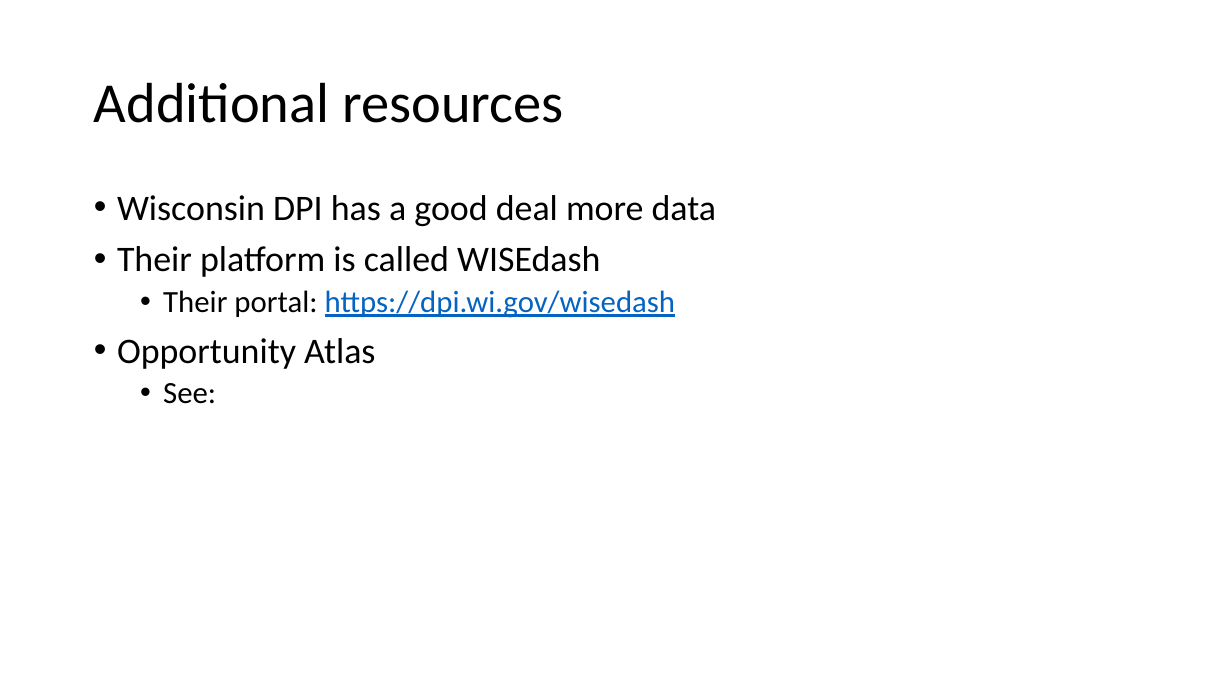
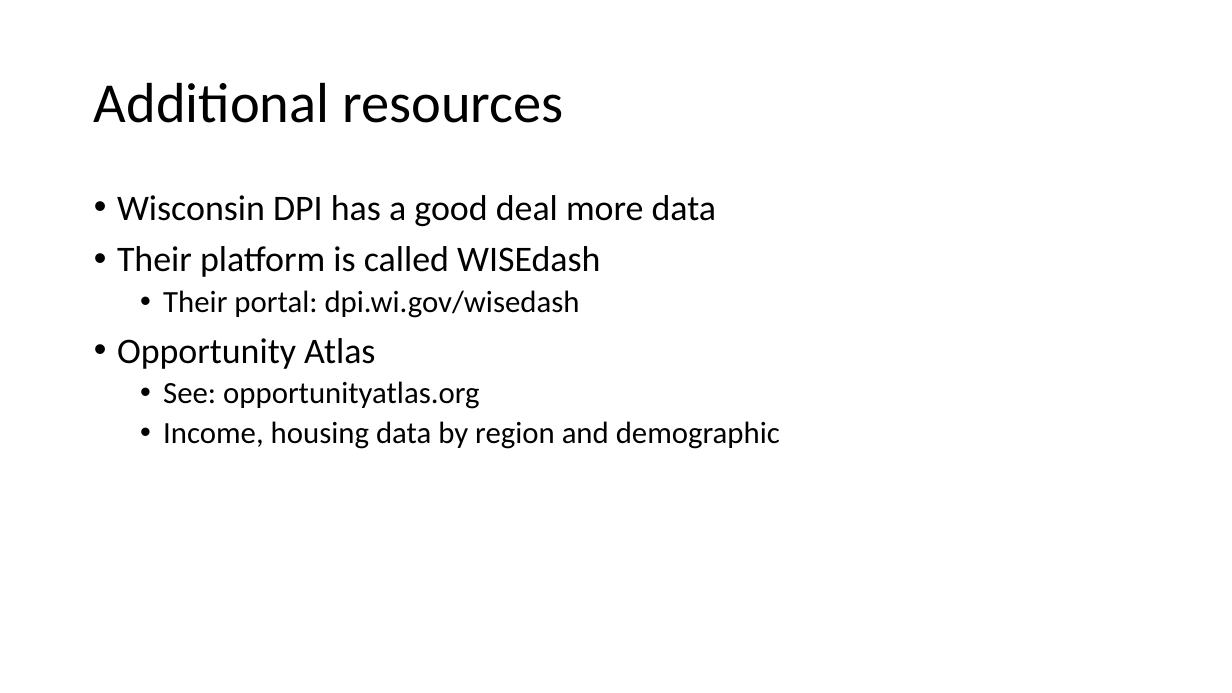
Before and after one commit to MCooperBorkenhagen/wisconsin_literacy_member_data, a slide deck: slide 14 of resources/member_data_webinar.pptx (slide 12 before the commit). Drawn at 1232x693 pixels with LibreOffice and Linux fonts; fonts in the diff are those of the drawing. Boxes give left, top, right and bottom in pixels: in the first picture for what was removed or moved away, otherwise in the second. Text is boxed around its words. In the diff, an @@ line names an element or a change of style, - is before the commit and + after.

```diff
--- a/resources/member_data_webinar.pptx
+++ b/resources/member_data_webinar.pptx
@@ text at [163,290,580,318]: text changed; text colour #0563C1 to #000000 @@
-  • Their portal: https://dpi.wi.gov/wisedash
+  • Their portal: dpi.wi.gov/wisedash
@@ text at [163,381,780,449]: text changed @@
-  • See:
+  • See: opportunityatlas.org
+  • Income, housing data by region and demographic
```
Also in this commit, not shown: 10 other slides changed, 5 slides added, 1 slide removed, 5 other files.
